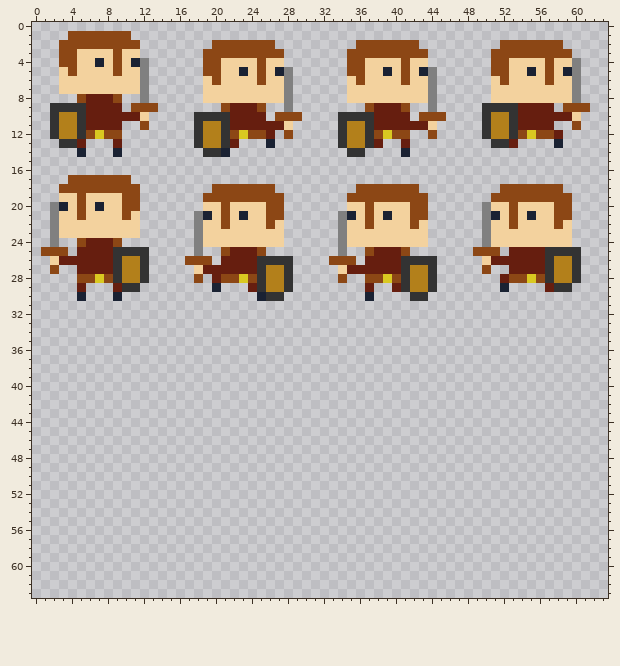
Pixel-art sprite, stored at Assets/Sprites/char.png. The picture above is the old version.
The file is 64x64 pixels.
And afterwards:
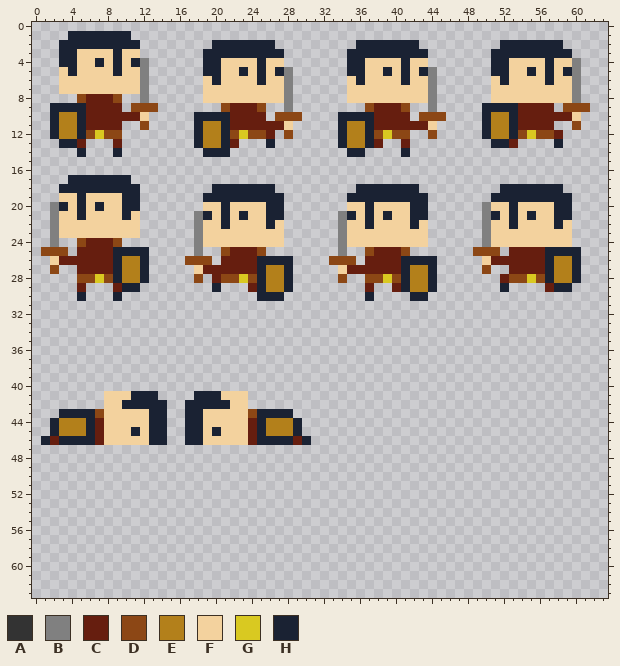
Palette (. is transparent): A #333333  B #808080  C #661e0f  D #8c4715  E #b3801b  F #f3d29e  G #d9c921  H #1a2233
What changed:
Changed rows in their new state; - is an unchanged pixel.
first column x 2:
 1 --HHHHHHH--------------------------------------------------
 2 -HHHHHHHHH--------HHHHHHH---------HHHHHHH---------HHHHHHH--
 3 -HH----H---------HHHHHHHHH-------HHHHHHHHH-------HHHHHHHHH-
 4 -HH----H---------HH----H---------HH----H---------HH----H---
 5 --H----H---------HH----H---------HH----H---------HH----H---
 6 ------------------H----H----------H----H----------H----H---
 9 HHHH--------------------------------------------HHHH-------
10 H--H------------HHHH------------HHHH------------H--H-------
11 H--H------------H--H------------H--H------------H--H-------
12 H--H------------H--H------------H--H------------H--H-------
13 -HH-------------H--H------------H--H-------------HH--------
14 -----------------HH--------------HH------------------------
17 --HHHHHHH--------------------------------------------------
18 -HHHHHHHHH--------HHHHHHH---------HHHHHHH---------HHHHHHH--
19 ---H----HH-------HHHHHHHHH-------HHHHHHHHH-------HHHHHHHHH-
20 ---H----HH---------H----HH---------H----HH---------H----HH-
21 ---H----H----------H----HH---------H----HH---------H----HH-
22 -------------------H----H----------H----H----------H----H--
25 -------HHHH--------------------------------------------HHHH
26 -------H--H------------HHHH------------HHHH------------H--H
27 -------H--H------------H--H------------H--H------------H--H
28 -------H--H------------H--H------------H--H------------H--H
29 --------HH-------------H--H------------H--H-------------HH-
30 ------------------------HH--------------HH-----------------
first column x 1:
41 -------FFFHHH----HHHFFF-------
42 -------FFHHHHH--HHHHHFF-------
43 --HHHHDFFFFFHH--HHFFFFFDHHHH--
44 -HEEEHCFFFFFHH--HHFFFFFCHEEEH-
45 -HEEEHCFFFHFHH--HHFHFFFCHEEEH-
46 HCHHHHCFFFFFHH--HHFFFFFCHHHHCH
